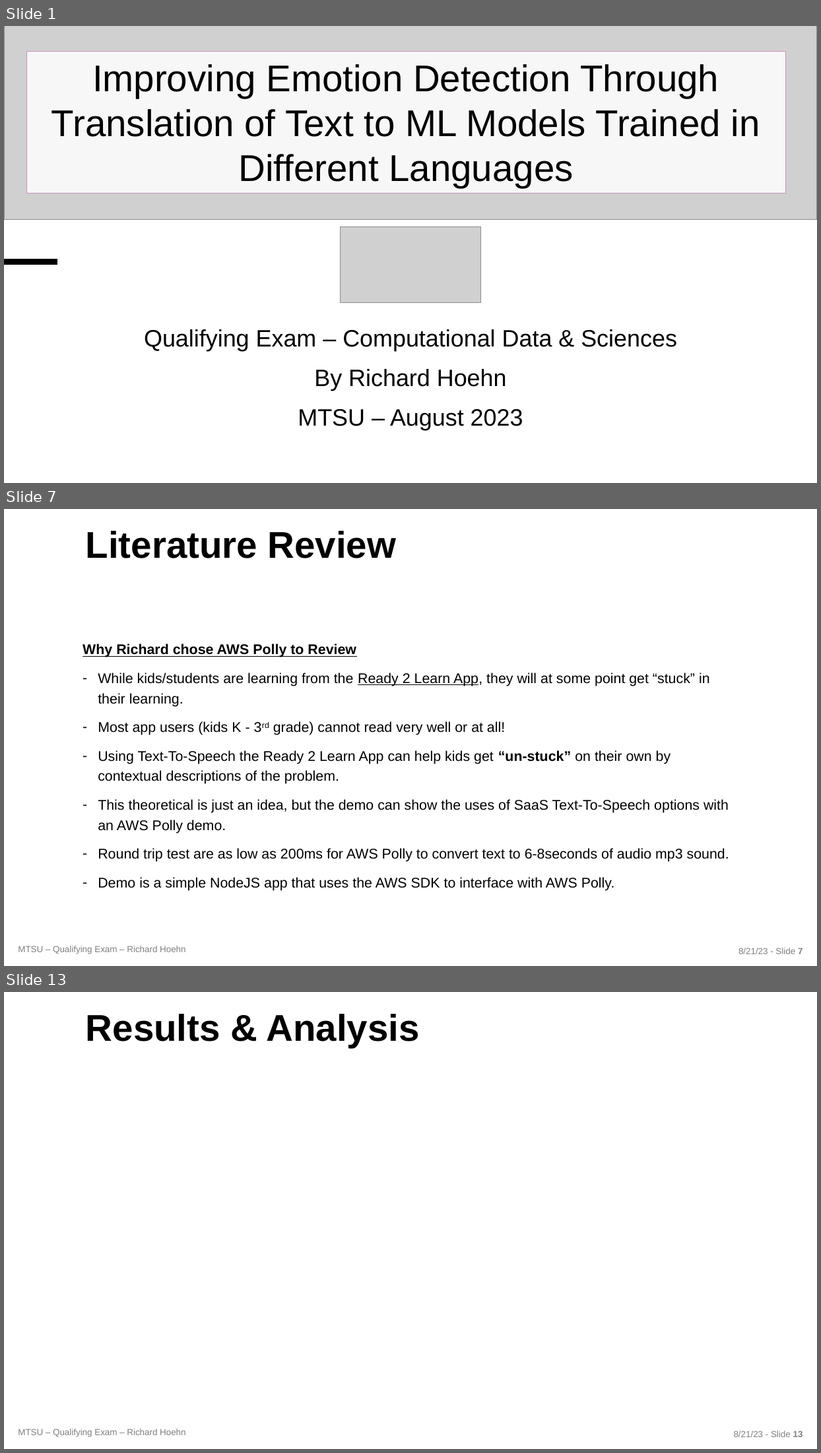
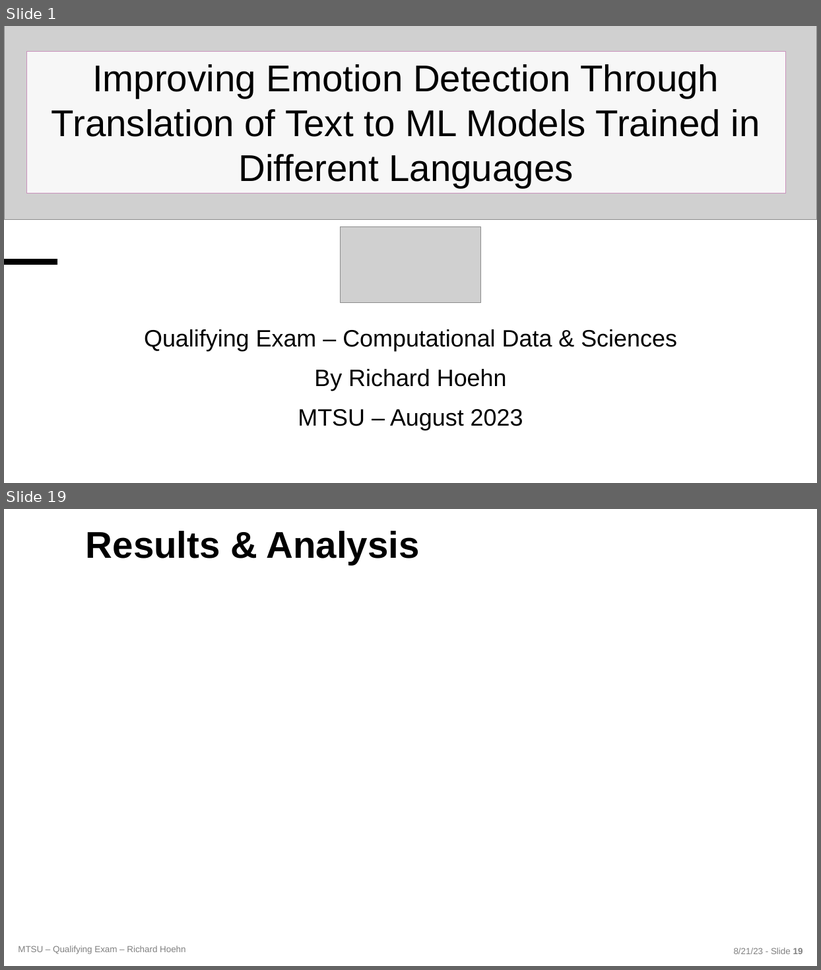
Before and after one commit to richardhoehn/mtsu.coms.qualifying-exam, a slide deck: presentation/COMS_Qualifying_Exam-2023-08-21.pptx. Shown one above the other, each under a label of ours: slides 1, 7 and 13 before the commit, slides 1 and 19 after it; the slides between them are not shown. The pictures are 821x1453 and 821x970 pixels, drawn with LibreOffice and Linux fonts; fonts in the diff are those of the drawing; grey boxes stand for pictures; background and template pictures are left out. Boxes give left, top, right and bottom in pixels: in the first picture for what was removed or moved away, otherwise in the second. Text is boxed around its words. In the diff, an @@ line names an element or a change of style, - is before the commit and + after.

```diff
--- a/presentation/COMS_Qualifying_Exam-2023-08-21.pptx
+++ b/presentation/COMS_Qualifying_Exam-2023-08-21.pptx
@@ slide 7 removed at (4,509,817,966), background picture (left out); not listed: 2 template elements that a slide beside it also shows @@
@@ title removed at (86,531,396,559) @@
-Literature Review
@@ text removed at (83,644,729,891) @@
-Why Richard chose AWS Polly to Review
-– While kids/students are learning from the Ready 2 Learn App, they will at some point get “stuck” in their learning.
-– Most app users (kids K - 3rd grade) cannot read very well or at all!
-– Using Text-To-Speech the Ready 2 Learn App can help kids get “un-stuck” on their own by contextual descriptions of the problem.
-– This theoretical is just an idea, but the demo can show the uses of SaaS Text-To-Speech options with an AWS Polly demo.
-– Round trip test are as low as 200ms for AWS Polly to convert text to 6-8seconds of audio mp3 sound.
-– Demo is a simple NodeJS app that uses the AWS SDK to interface with AWS Polly.
@@ what was slide 13 is now slide 19 @@
```
Also in this commit, not shown: 6 slides changed, 15 slides added, 7 other slides removed, 14 other files.
